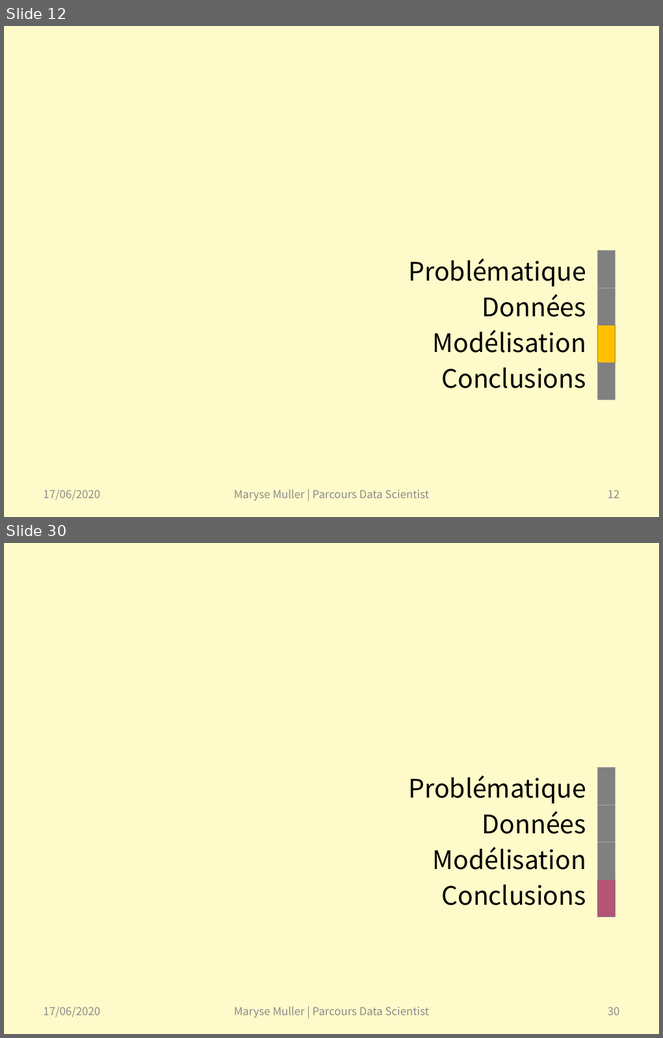
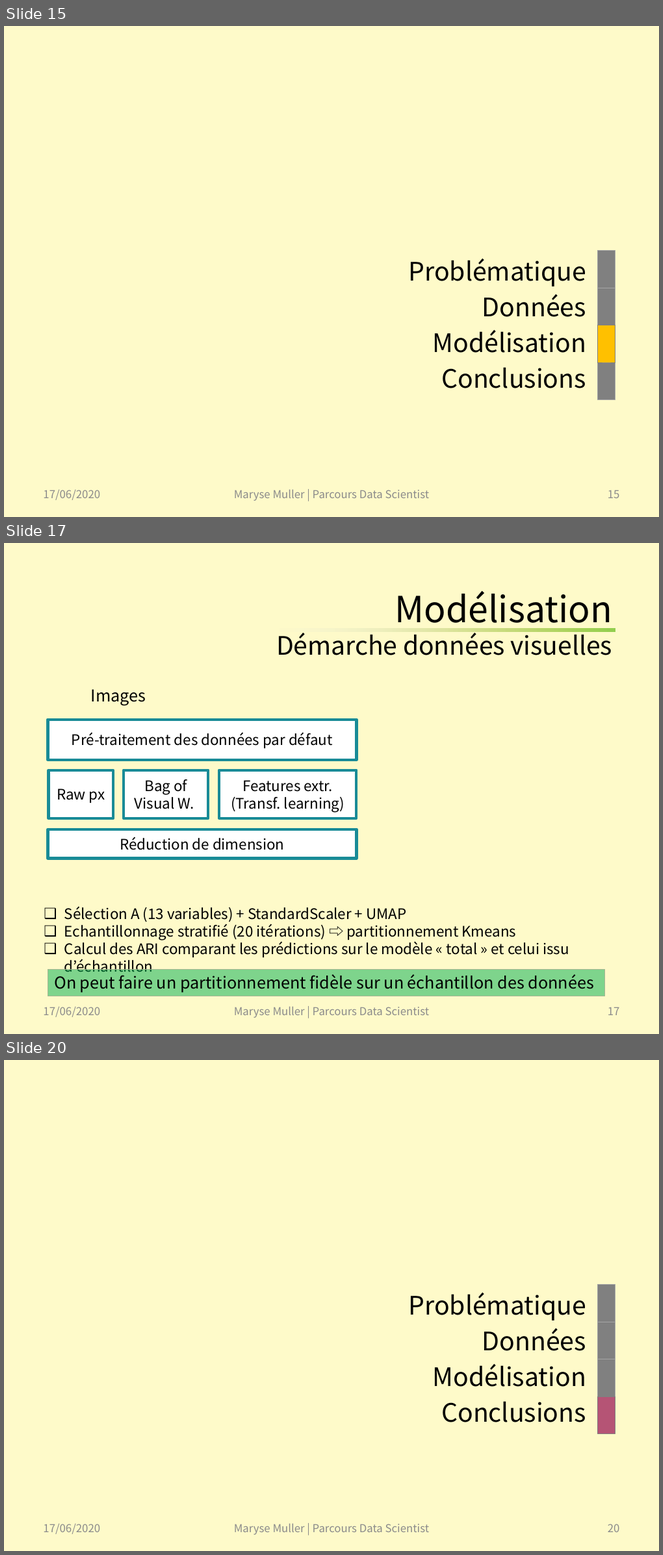
Before and after one commit to SmellyArmure/OC_DS_Project6, a slide deck: PRESENTATION/Projet6.pptx. Shown one above the other, each under a label of ours: slides 12 and 30 before the commit, slides 15, 17 and 20 after it; the slides between them are not shown. The pictures are 663x1038 and 663x1555 pixels, drawn with LibreOffice and Linux fonts; fonts in the diff are those of the drawing. Boxes give left, top, right and bottom in pixels: in the first picture for what was removed or moved away, otherwise in the second. Text is boxed around its words. In the diff, an @@ line names an element or a change of style, - is before the commit and + after.

Commit message:
P6_Cleaning_NLP : avancé dans la mise en page et ajout de commentaires | P6_Cleaning_PICT : optimisation des BoVW  (best ARI : 0.08) finie et optimisation des features extraites en Transfer learning finie (best ARI : 0.56)  | P6_Merging_NLP_PICT : vote entre les meilleurs labels PICT et NLP (pas d'amélioration du score) fini, et clustering sur les meilleurs features fini (best ARI : 0.72) | Présentation : problématique, données et démarche (en cours)

```diff
--- a/PRESENTATION/Projet6.pptx
+++ b/PRESENTATION/Projet6.pptx
@@ slide 17 added at [4, 543, 659, 1034], background #FEFAC9 @@
@@ title added at [276, 591, 613, 655], 27.9 pt, text #000000 @@
+Modélisation
+Démarche données visuelles
@@ rectangle added at [278, 629, 615, 632], fill gradient #FFC000 to #EEF2EA @@
@@ rectangle added at [278, 629, 615, 632], fill gradient #92D050 to #EEF2EA @@
@@ text added at [91, 689, 146, 705], 18 pt, text #000000 @@
+Images
@@ rectangle added at [48, 719, 356, 760], fill #FFFFFF, outline #198B97 3 pt, 16 pt, text #000000 @@
+Pré-traitement des données par défaut
@@ rectangle added at [49, 771, 113, 818], fill #FFFFFF, outline #198B97 3 pt, 16 pt, text #000000 @@
+Raw px
@@ rectangle added at [123, 771, 208, 818], fill #FFFFFF, outline #198B97 3 pt, 16 pt, text #000000 @@
+Bag of Visual W.
@@ rectangle added at [219, 771, 356, 818], fill #FFFFFF, outline #198B97 3 pt, 16 pt, text #000000 @@
+Features extr. (Transf. learning)
@@ rectangle added at [48, 829, 356, 858], fill #FFFFFF, outline #198B97 3 pt, 16 pt, text #000000 @@
+Réduction de dimension
@@ text added at [64, 906, 570, 958], 16 pt, text #000000 @@
+❑ Sélection A (13 variables) + StandardScaler + UMAP
+❑ Echantillonnage stratifié (20 itérations) ⇨ partitionnement Kmeans
+❑ Calcul des ARI comparant les prédictions sur le modèle « total » et celui issu d’échantillon
@@ rectangle added at [48, 970, 605, 997], fill #00B050 at 50% opacity, outline #A5B592 0.5 pt, 18 pt, text #000000 @@
+On peut faire un partitionnement fidèle sur un échantillon des données
@@ text added at [43, 1007, 100, 1017], 12 pt, text #8C8C8C @@
+17/06/2020
@@ text added at [234, 1006, 429, 1018], 12 pt, text #8C8C8C @@
+Maryse Muller | Parcours Data Scientist
@@ page number added at [608, 1008, 620, 1016], 12 pt, text #8C8C8C @@
+17
@@ what was slide 12 is now slide 15 @@
@@ page number at [608, 491, 620, 499]: text changed @@
-12
+15
@@ what was slide 30 is now slide 20 @@
@@ page number at [608, 1524, 620, 1533]: text changed @@
-30
+20
```
Also in this commit, not shown: 8 slides changed, 10 other slides added, 18 slides removed, 7 other files.
